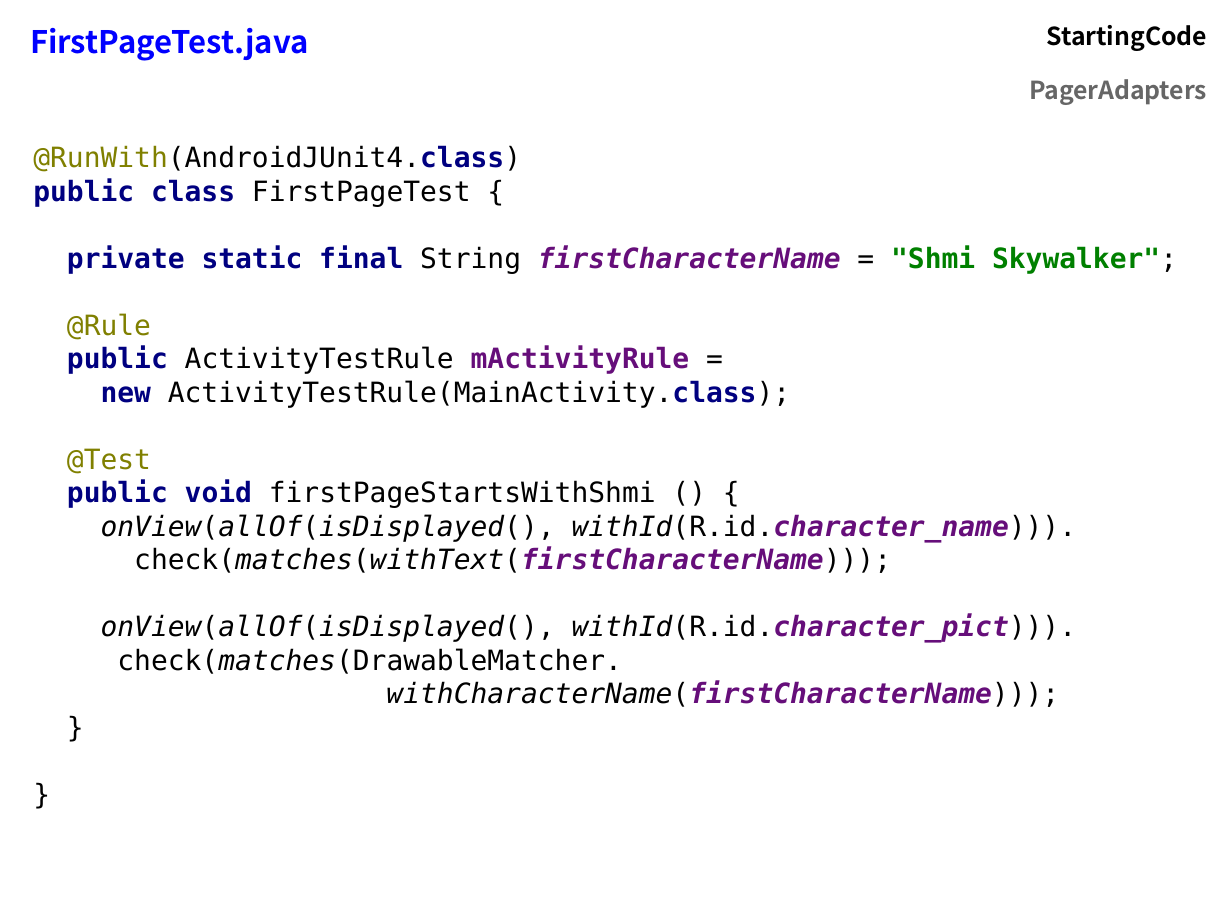
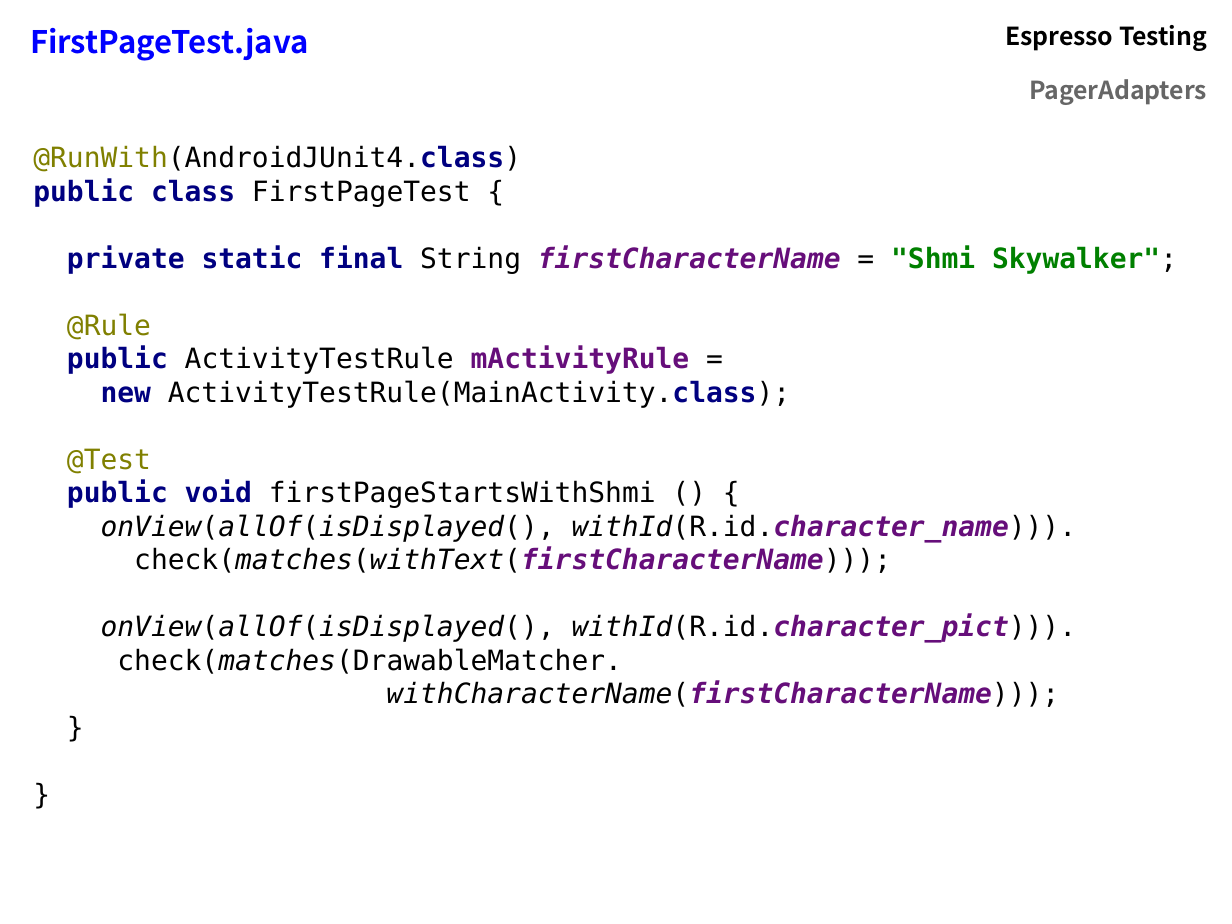
Before and after one commit to flocela/PagerAdaptersHandouts, a slide deck: slide 4 of PagerAdapterPresentation.odp (slide 10 before the commit). Drawn at 1232x924 pixels with LibreOffice and Linux fonts; fonts in the diff are those of the drawing. Boxes give left, top, right and bottom in pixels: in the first picture for what was removed or moved away, otherwise in the second. Text is boxed around its words. In the diff, an @@ line names an element or a change of style, - is before the commit and + after.

```diff
--- a/PagerAdapterPresentation.odp
+++ b/PagerAdapterPresentation.odp
@@ table at [19, 11, 1219, 109] @@
-row 1, column 2: StartingCode
+row 1, column 2: Espresso Testing
```
Also in this commit, not shown: 31 other slides changed, 10 slides added, 3 slides removed, 11 other files.
